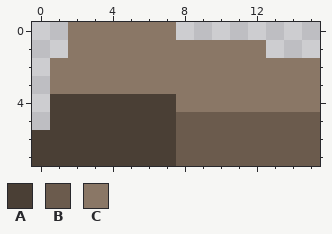
One commit to this pixel-art file: Assets/Art/Environment/Beach/Rocks/Beach_Rock_Small_2.aseprite. That is the earlier state.
16x8 pixels, 1 frame.
Palette (. is transparent): A #4a3f35  B #6b5b4d  C #8a7766
Pixels before, first column x 0:
0 ..CCCCCC........
1 ..CCCCCCCCCCC...
2 .CCCCCCCCCCCCCCC
3 .CCCCCCCCCCCCCCC
4 .AAAAAAACCCCCCCC
5 .AAAAAAABBBBBBBB
6 AAAAAAAABBBBBBBB
7 AAAAAAAABBBBBBBB
After:
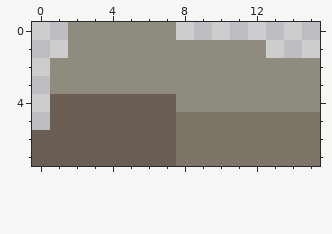
What changed:
colour A: #4a3f35 -> #6b5e54
colour B: #6b5b4d -> #7c7568
colour C: #8a7766 -> #8f8c7f
